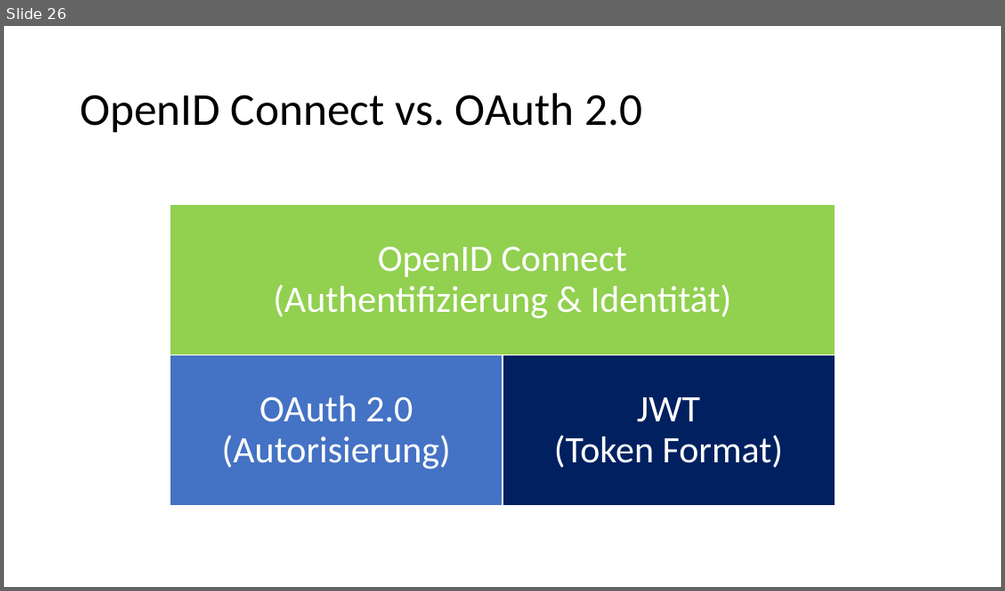
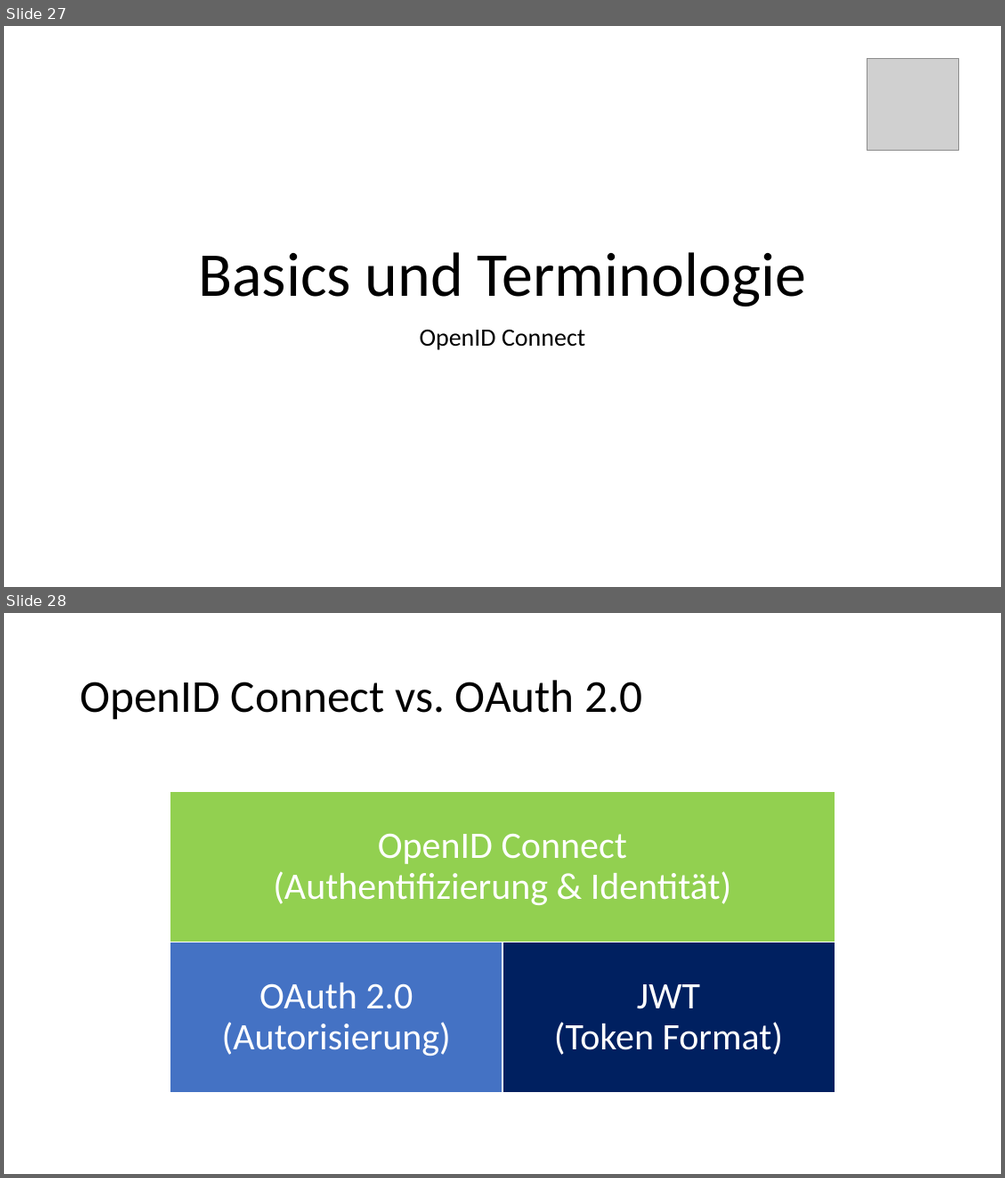
Before and after one commit to danielwagn3r/openid-workshop, a slide deck: OpenID Connect & OAuth.pptx. Shown one above the other, each under a label of ours: slide 26 before the commit, slides 27 and 28 after it. The pictures are 1005x591 and 1005x1178 pixels, drawn with LibreOffice and Linux fonts; fonts in the diff are those of the drawing; grey boxes stand for pictures. Boxes give left, top, right and bottom in pixels: in the first picture for what was removed or moved away, otherwise in the second. Text is boxed around its words. In the diff, an @@ line names an element or a change of style, - is before the commit and + after.

```diff
--- a/OpenID Connect & OAuth.pptx
+++ b/OpenID Connect & OAuth.pptx
@@ slide 27 added at (4, 26, 1001, 587), background #FFFFFF @@
@@ picture added at (867, 58, 958, 150) @@
@@ title added at (198, 252, 806, 306), 60 pt, text #000000 @@
+Basics und Terminologie
@@ subtitle added at (420, 329, 585, 350), 24 pt, text #000000 @@
+OpenID Connect
@@ what was slide 26 is now slide 28 @@
```
Also in this commit, not shown: 5 slides changed, 2 other slides added, 1 slide removed.
